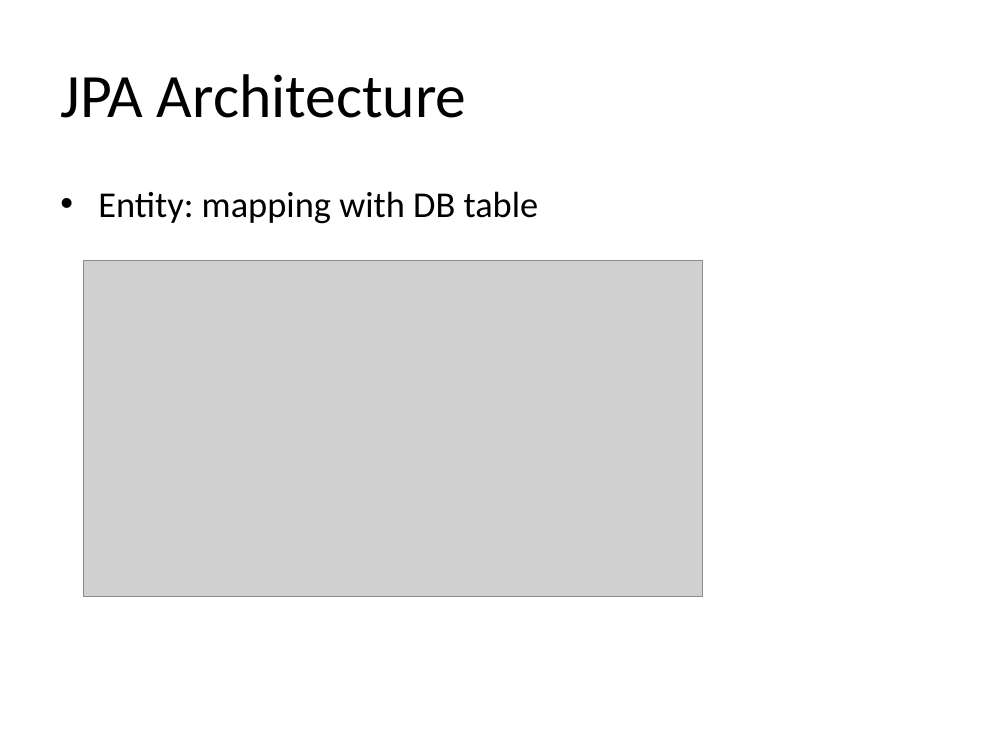
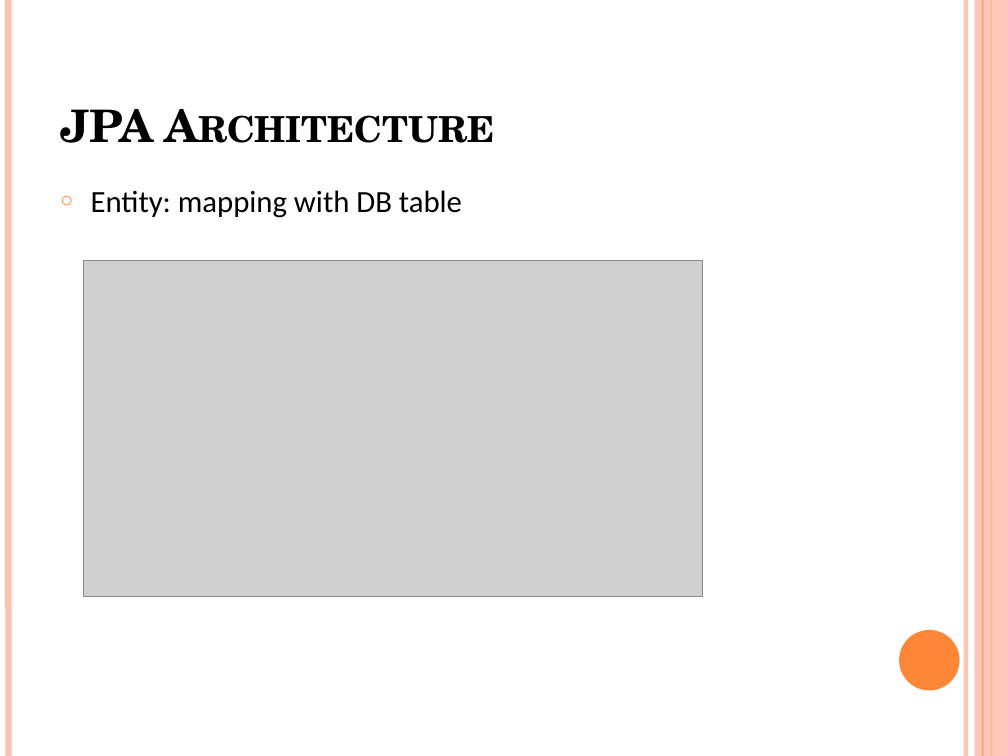
Before and after one commit to java-training-tdt/spring-document, a slide deck: slide 5 of TDT Spring core/slide/Spring JPA.pptx (slide 4 before the commit). Drawn at 1008x756 pixels with LibreOffice and Linux fonts; fonts in the diff are those of the drawing; grey boxes stand for pictures. Boxes give left, top, right and bottom in pixels: in the first picture for what was removed or moved away, otherwise in the second. Text is boxed around its words. In the diff, an @@ line names an element or a change of style, - is before the commit and + after.

```diff
--- a/TDT Spring core/slide/Spring JPA.pptx
+++ b/TDT Spring core/slide/Spring JPA.pptx
@@ line added from (8, 0) to (8, 756), #FEC3AE 4.5 pt @@
@@ line added from (966, 0) to (966, 756), #FEC3AE 3 pt @@
@@ rectangle added at bbox=[975, 0, 1008, 756], fill #FEC3AE at 87% opacity @@
@@ line added from (983, 0) to (983, 756), #FE8637 0.75 pt @@
@@ line added from (991, 0) to (991, 756), #FE8637 1.5 pt @@
@@ title "JPA Architecture" at bbox=[60, 109, 153, 143]: size 44 to 32 pt, font Calibri to TeX Gyre Schola, bold on, small capitals on; vertical alignment middle to bottom @@
@@ text "Entity: mapping with DB table" at bbox=[91, 190, 462, 218]: size 26 to 22 pt; bullet • to ○ @@
@@ ellipse added at bbox=[899, 630, 960, 690], fill #FE8637 @@
```
Also in this commit, not shown: 7 other slides changed, 1 slide added, 3 other files.
